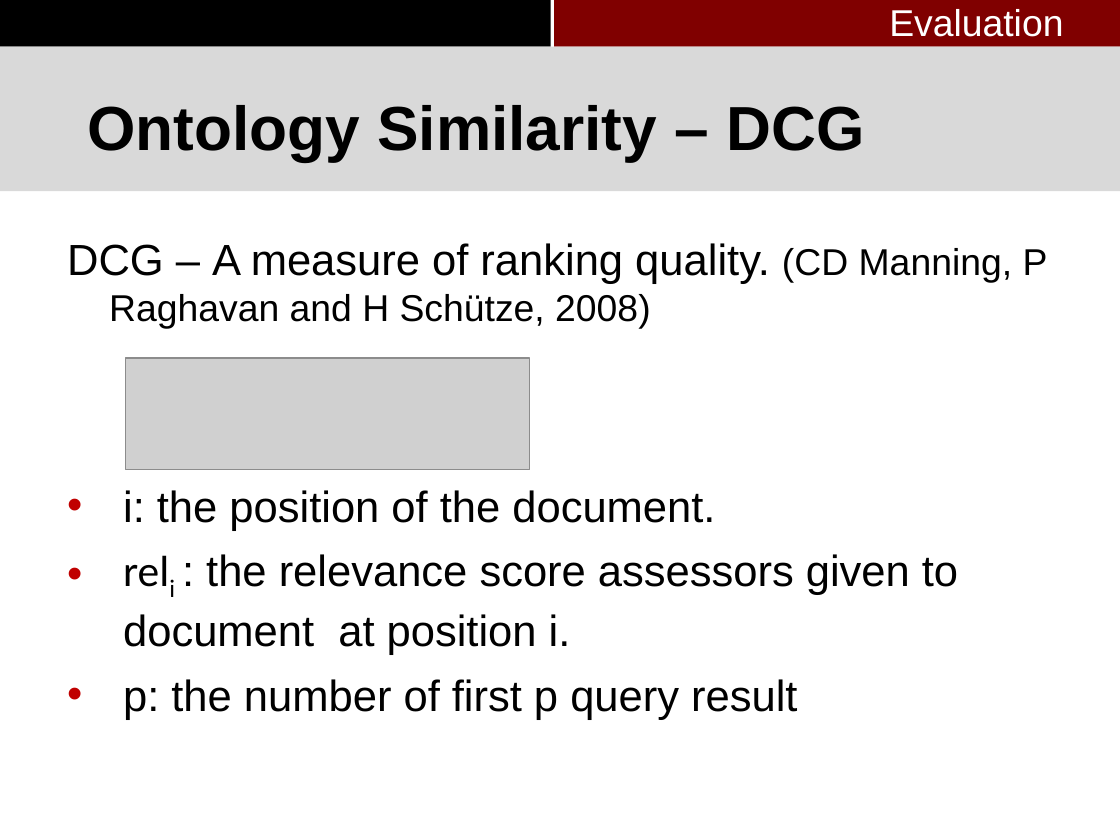
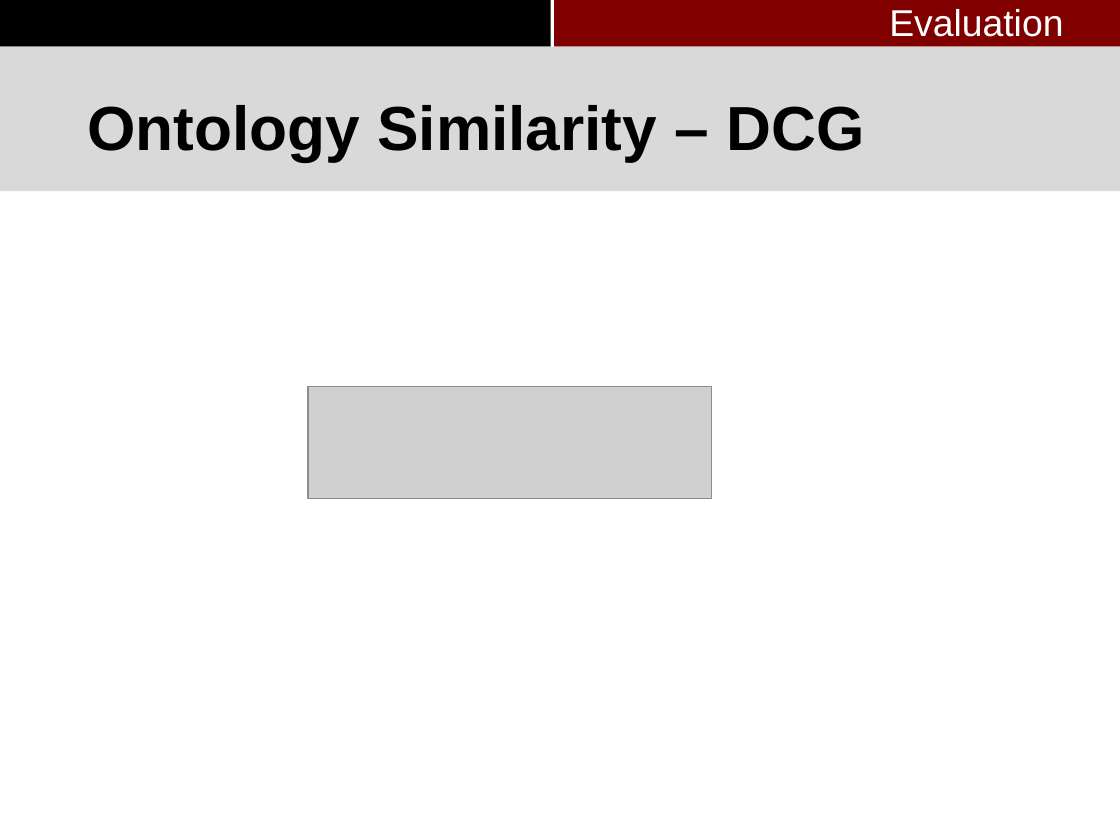
Before and after one commit to pkushiqiang/thesis, a slide deck: slide 64 of media/Master's thesis-3.pptx. Drawn at 1120x840 pixels with LibreOffice and Linux fonts; fonts in the diff are those of the drawing; grey boxes stand for pictures; background and template pictures are left out. Boxes give left, top, right and bottom in pixels: in the first picture for what was removed or moved away, otherwise in the second. Text is boxed around its words. In the diff, an @@ line names an element or a change of style, - is before the commit and + after.

```diff
--- a/media/Master's thesis-3.pptx
+++ b/media/Master's thesis-3.pptx
@@ text removed at [67, 243, 1048, 720] @@
-DCG – A measure of ranking quality. (CD Manning, P Raghavan and H Schütze, 2008)
-• i: the position of the document.
-• reli : the relevance score assessors given to document at position i.
-• p: the number of first p query result
@@ picture: place and size @@
-picture at [125, 358, 529, 470]
+picture at [308, 386, 711, 498]
```
Also in this commit, not shown: 5 other slides changed, 1 other file.
